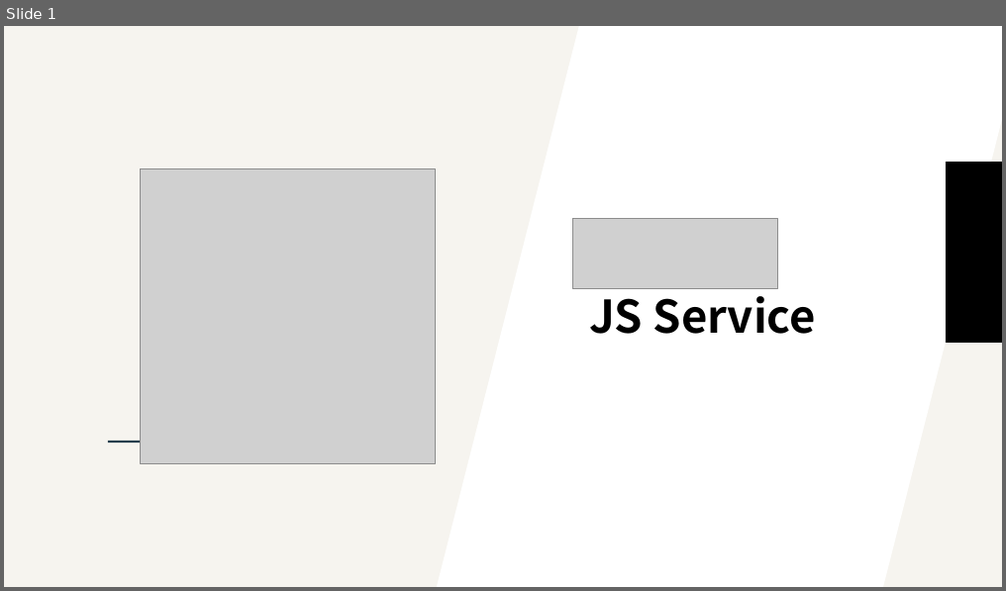
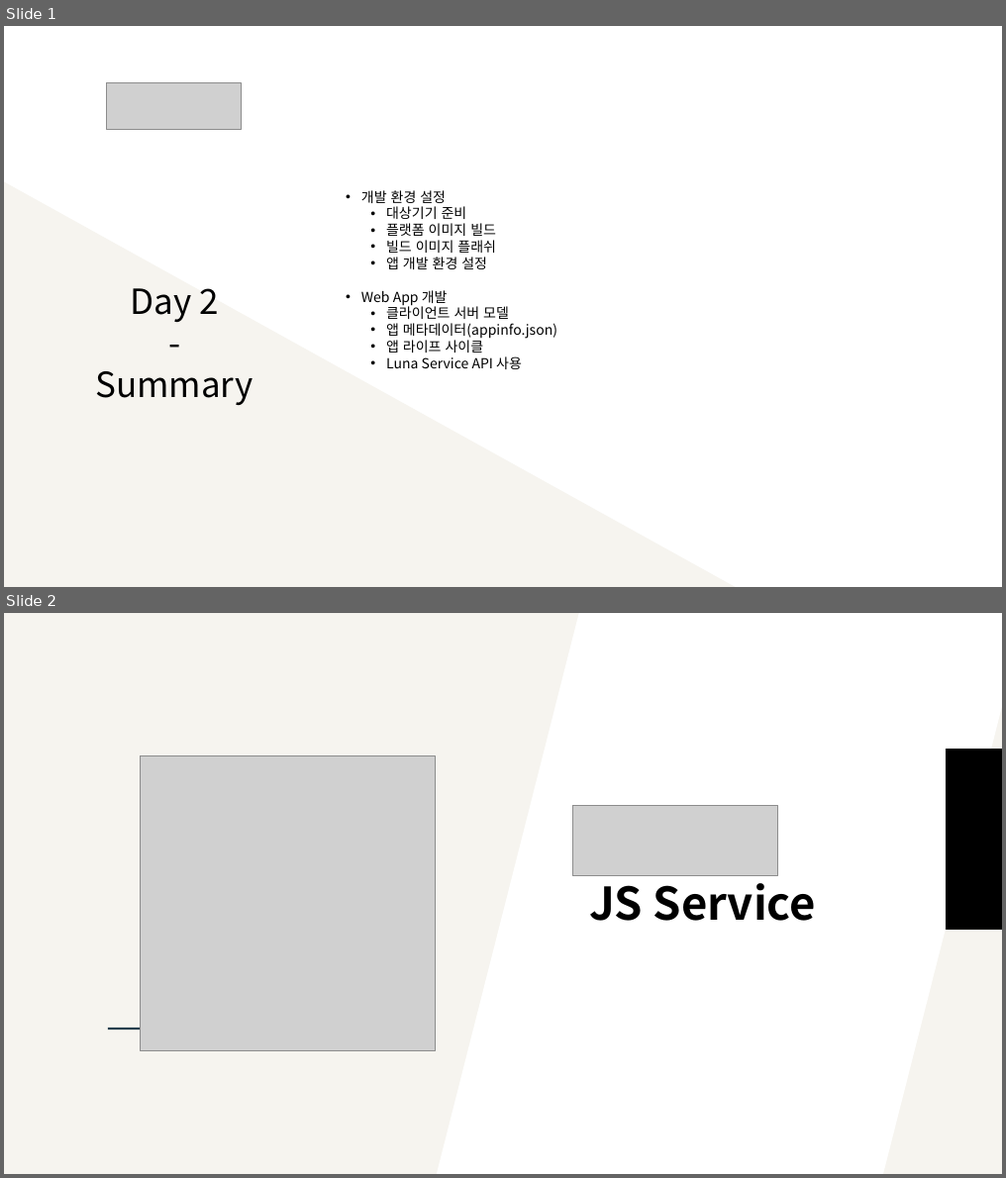
Before and after one commit to mibu82/webOSLecture, a slide deck: Basic_Course/PPT/[Done][Basic] JS Service 개발.pptx. Shown one above the other, each under a label of ours: slide 1 before the commit, slides 1 and 2 after it. The pictures are 1006x591 and 1006x1178 pixels, drawn with LibreOffice and Linux fonts; fonts in the diff are those of the drawing; grey boxes stand for pictures; background and template pictures are left out. Boxes give left, top, right and bottom in pixels: in the first picture for what was removed or moved away, otherwise in the second. Text is boxed around its words. In the diff, an @@ line names an element or a change of style, - is before the commit and + after.

Commit message:
Update Content:
description
추가 차료 업데이트

```diff
--- a/Basic_Course/PPT/[Done][Basic] JS Service 개발.pptx
+++ b/Basic_Course/PPT/[Done][Basic] JS Service 개발.pptx
@@ slide 1 added at bbox=[4, 26, 1002, 587], background #FFFFFF @@
@@ picture added at bbox=[107, 82, 241, 129] @@
@@ triangle added at bbox=[4, 181, 735, 586], fill #F6F4EF @@
@@ text added at bbox=[361, 190, 557, 370], 20 pt, text #000000 @@
+• 개발 환경 설정
+  • 대상기기 준비
+  • 플랫폼 이미지 빌드
+  • 빌드 이미지 플래쉬
+  • 앱 개발 환경 설정
+• Web App 개발
+  • 클라이언트 서버 모델
+  • 앱 메타데이터(appinfo.json)
+  • 앱 라이프 사이클
+  • Luna Service API 사용
@@ text added at bbox=[95, 288, 252, 405], 50 pt, text #000000 @@
+Day 2
+-
+Summary
@@ what was slide 1 is now slide 2 @@
```
Also in this commit, not shown: 25 other files.
